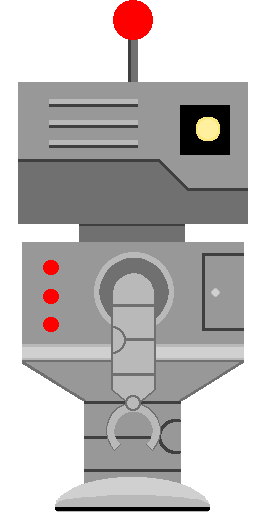
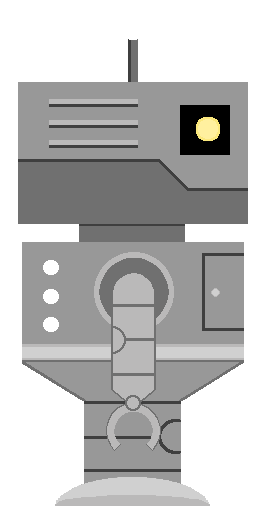
Layered file, before and after one edit (256x512). Changes by layer:
renamed "Antenna" to "Lights", moved it above "Arm Decoration", painted on it over [43,0,210,512]
painted on "Foot" over [55,507,210,511]
painted on "Leg" over [84,506,181,512]
painted on "Body Decoration" over [43,260,59,332]
hid "Background" over [43,0,210,512]
